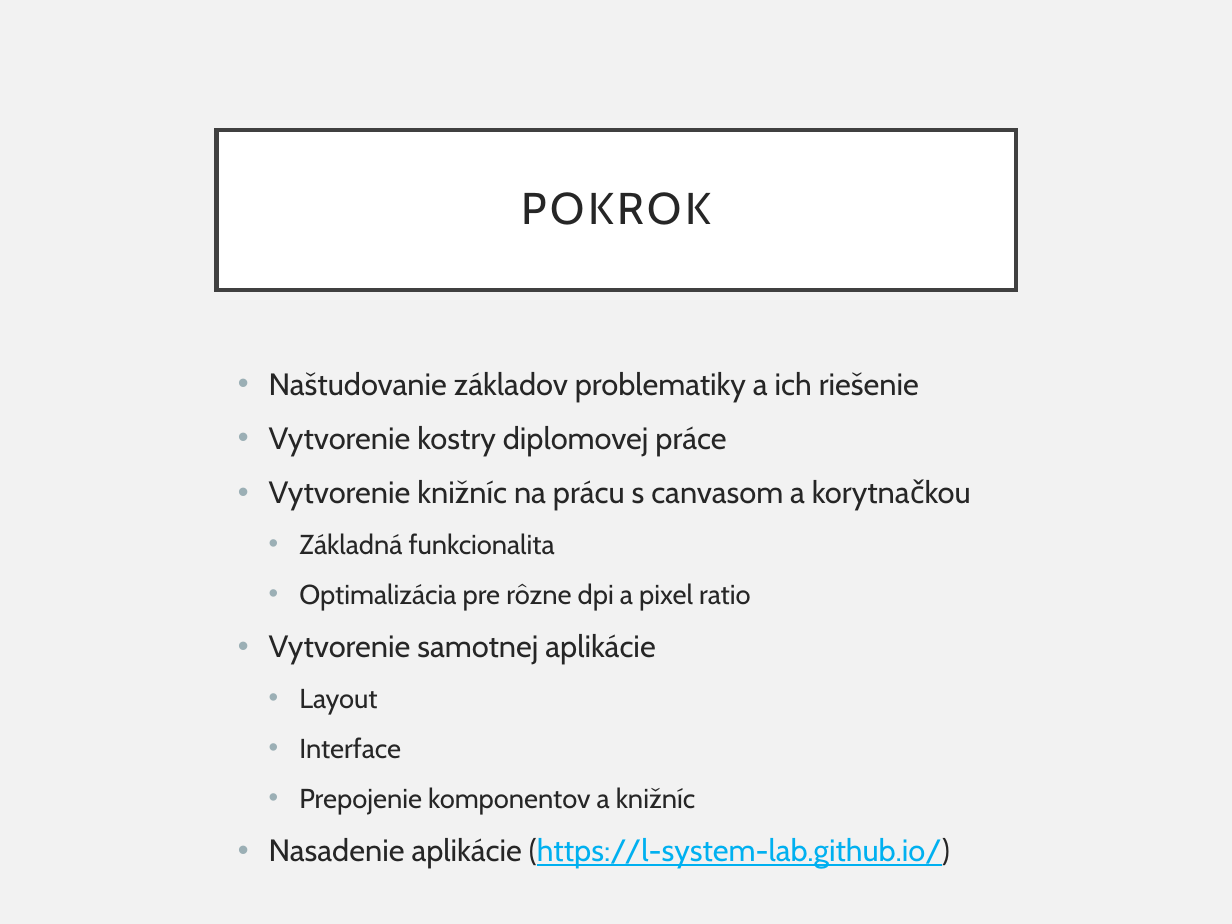
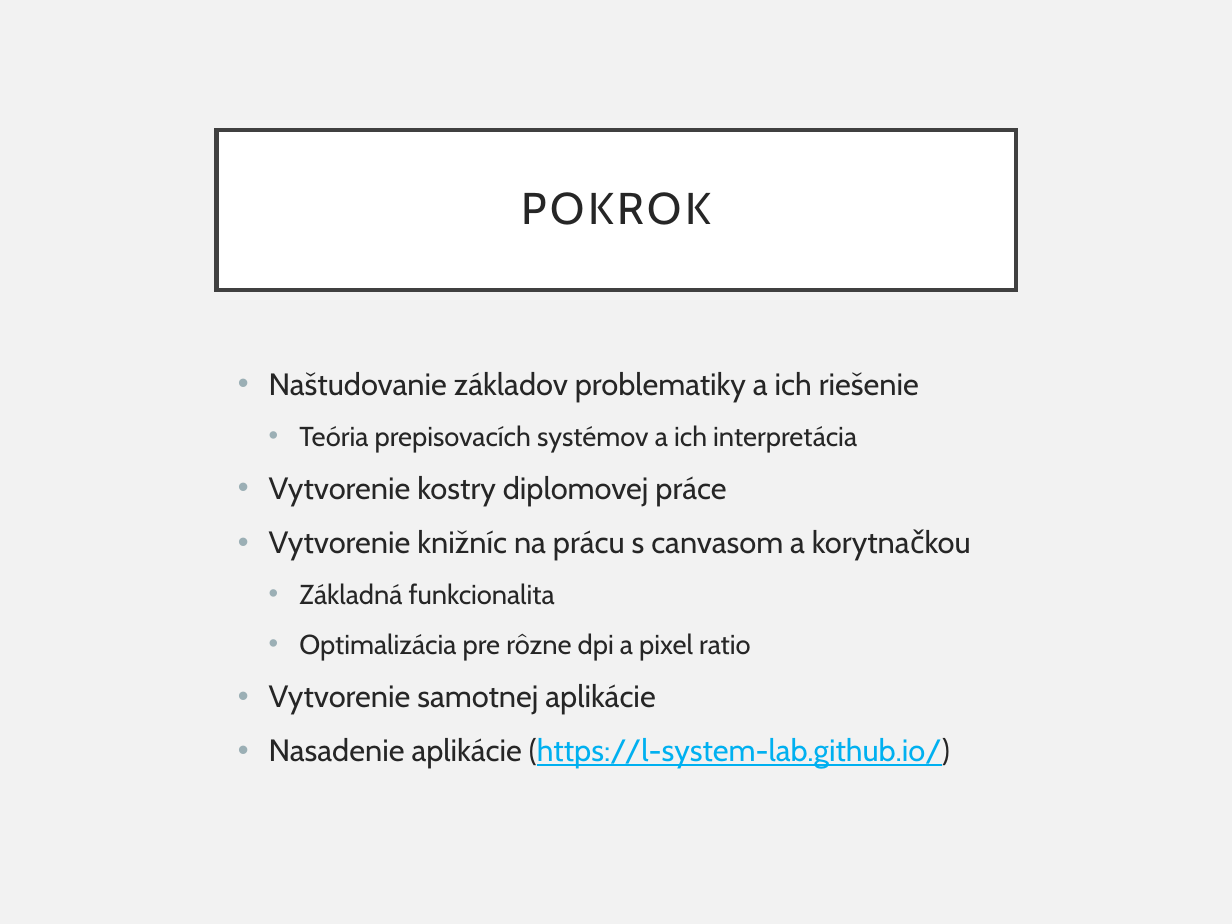
Before and after one commit to NorbertJu/diploma-thesis, a slide deck: slide 5 of literature/L-Sys-Lab_pokrok.pptx. Drawn at 1232x924 pixels with LibreOffice and Linux fonts; fonts in the diff are those of the drawing. Boxes give left, top, right and bottom in pixels: in the first picture for what was removed or moved away, otherwise in the second. Text is boxed around its words. In the diff, an @@ line names an element or a change of style, - is before the commit and + after.

```diff
--- a/literature/L-Sys-Lab_pokrok.pptx
+++ b/literature/L-Sys-Lab_pokrok.pptx
@@ text at [299,425,857,452]: paragraph added @@
+  • Teória prepisovacích systémov a ich interpretácia
@@ text at [299,689,696,814]: paragraphs removed @@
-  • Layout
-  • Interface
-  • Prepojenie komponentov a knižníc
```
Also in this commit, not shown: 1 slide added, 1 other file.
